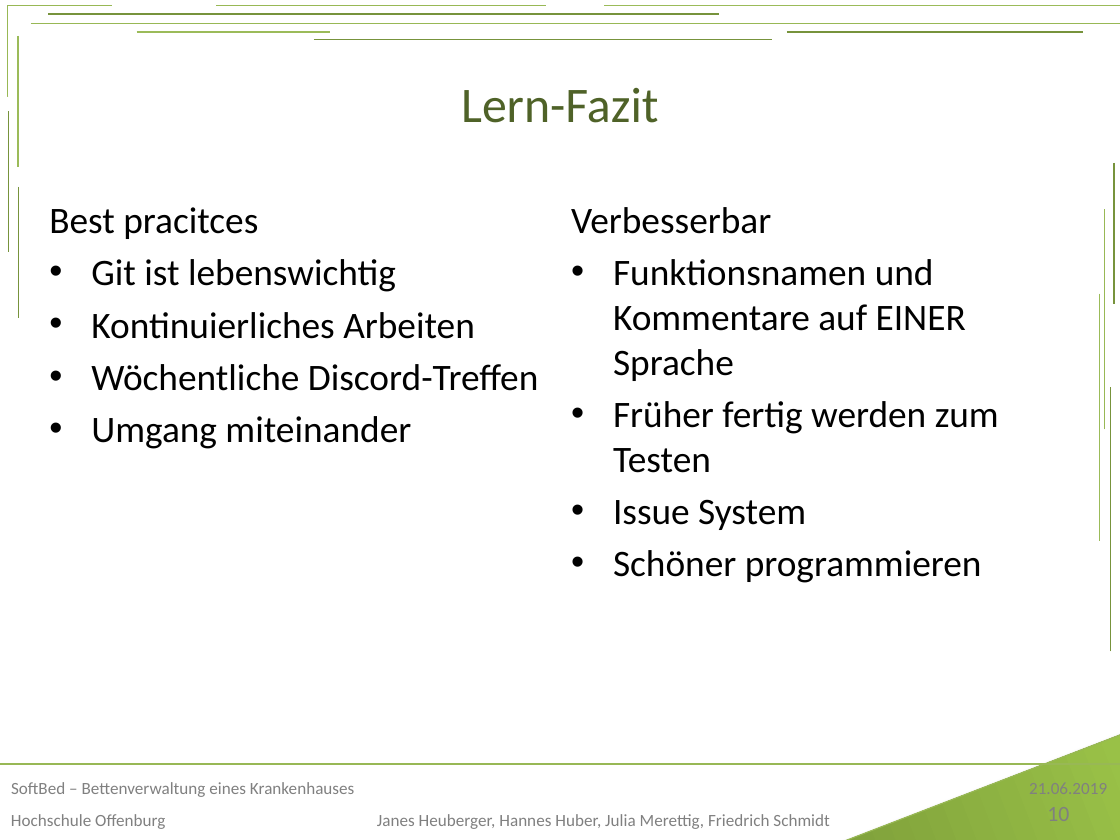
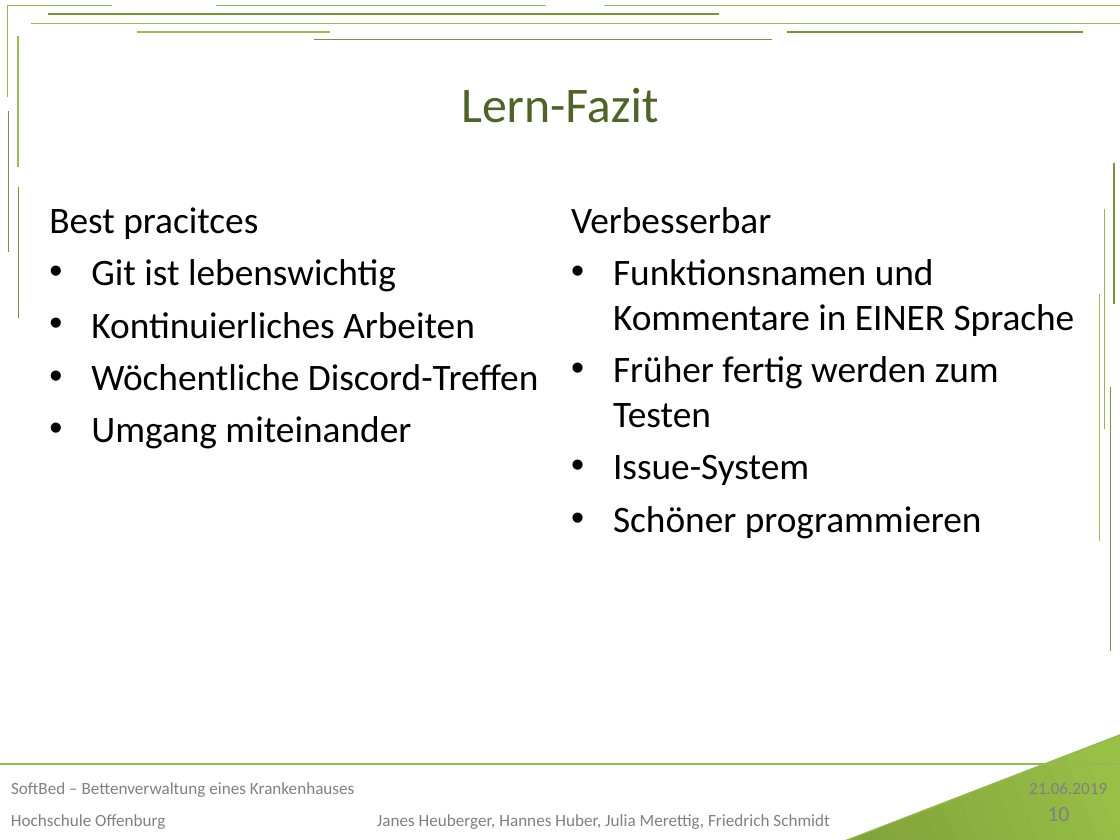
Before and after one commit to Janessus/SoftBed, a slide deck: slide 10 of Sonstiges/PräsentationSoftBed.pptx. Drawn at 1120x840 pixels with LibreOffice and Linux fonts; fonts in the diff are those of the drawing; background and template pictures are left out. Boxes give left, top, right and bottom in pixels: in the first picture for what was removed or moved away, otherwise in the second. Text is boxed around its words. In the diff, an @@ line names an element or a change of style, - is before the commit and + after.

Commit message:
Präsentation aktualisiert

```diff
--- a/Sonstiges/PräsentationSoftBed.pptx
+++ b/Sonstiges/PräsentationSoftBed.pptx
@@ text at [613, 259, 1075, 336]: text changed @@
-• Funktionsnamen und Kommentare auf EINER Sprache
+• Funktionsnamen und Kommentare in EINER Sprache
@@ text at [613, 454, 809, 485]: text changed @@
-• Issue System
+• Issue-System
```
